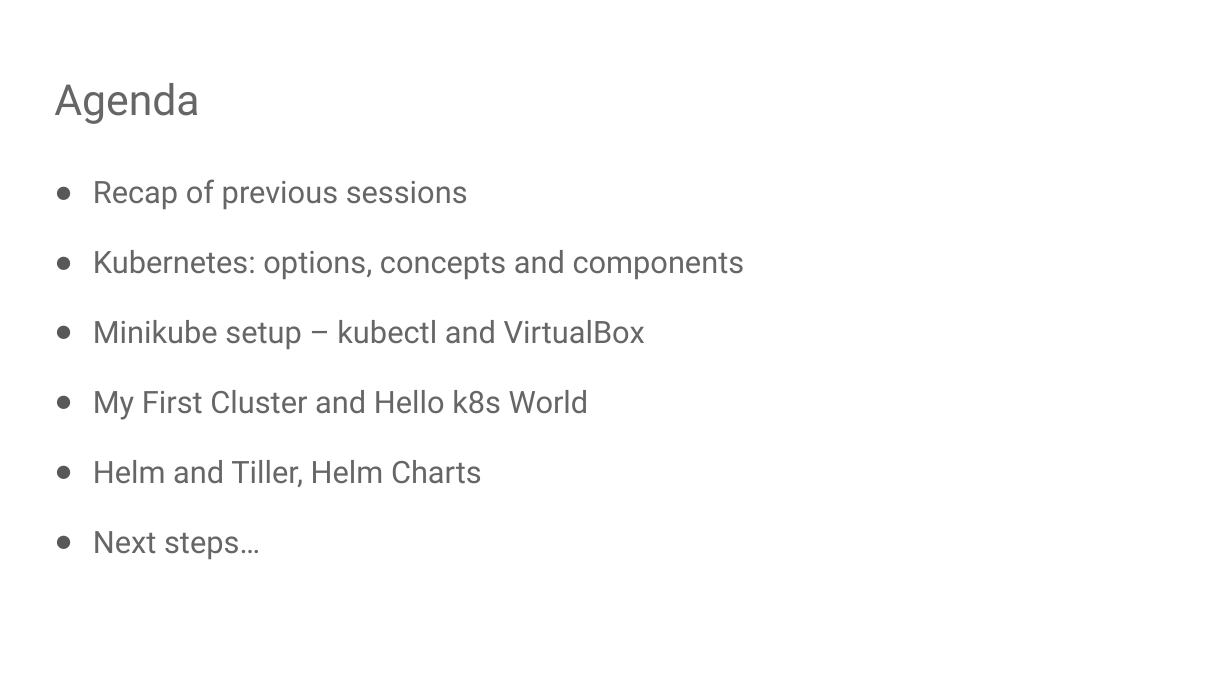
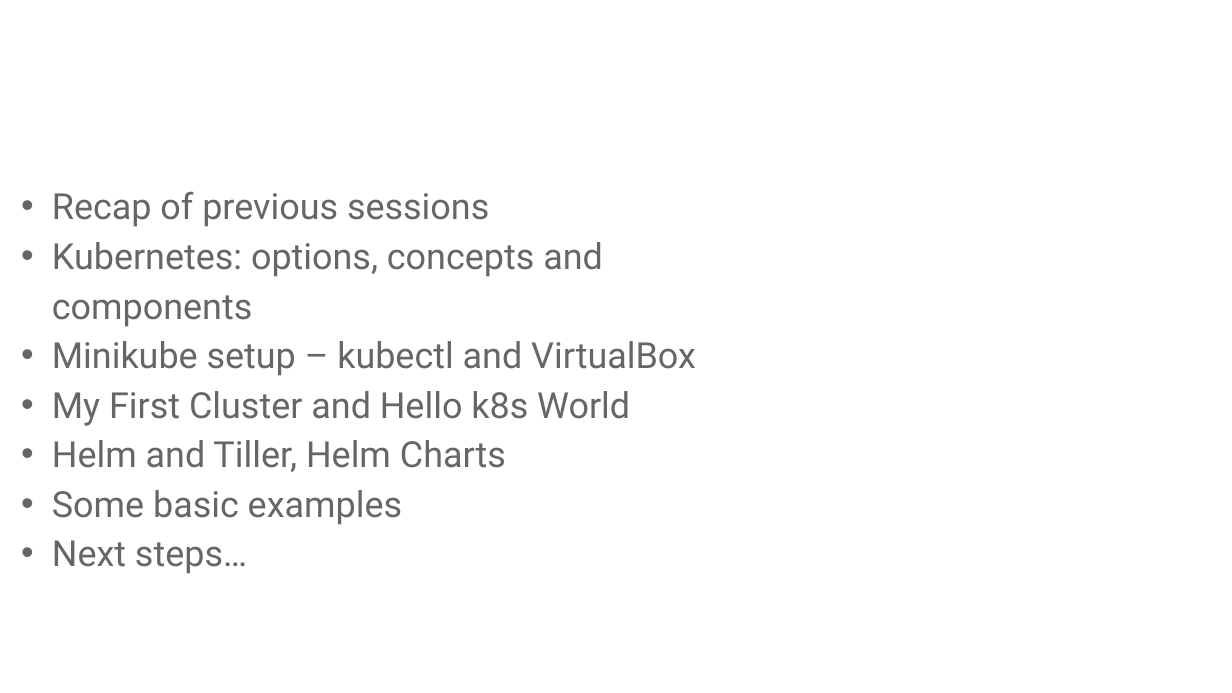
Before and after one commit to AutomatedIT/presentations, a slide deck: slide 3 of KubernetesMinikubeHelm_1.pptx. Drawn at 1232x693 pixels with LibreOffice and Linux fonts; fonts in the diff are those of the drawing; background and template pictures are left out. Boxes give left, top, right and bottom in pixels: in the first picture for what was removed or moved away, otherwise in the second. Text is boxed around its words. In the diff, an @@ line names an element or a change of style, - is before the commit and + after.

```diff
--- a/KubernetesMinikubeHelm_1.pptx
+++ b/KubernetesMinikubeHelm_1.pptx
@@ title "Agenda": place and size @@
-title "Agenda" at (54, 83, 199, 124)
+title "Agenda" at (42, 39, 1190, 117)
@@ title "Agenda" at (42, 39, 1190, 117): text colour #666666 to #FFFFFF @@
@@ text "Recap of previous sessions": place and size @@
-text "Recap of previous sessions" at (93, 179, 745, 559)
+text "Recap of previous sessions" at (52, 191, 696, 574)
@@ text at (52, 191, 696, 574): size 18 to 21 pt; bullet ● to •; less space between paragraphs @@
@@ text at (52, 490, 402, 525): paragraph added @@
+• Some basic examples
```
Also in this commit, not shown: 5 other slides changed, 1 other file.
